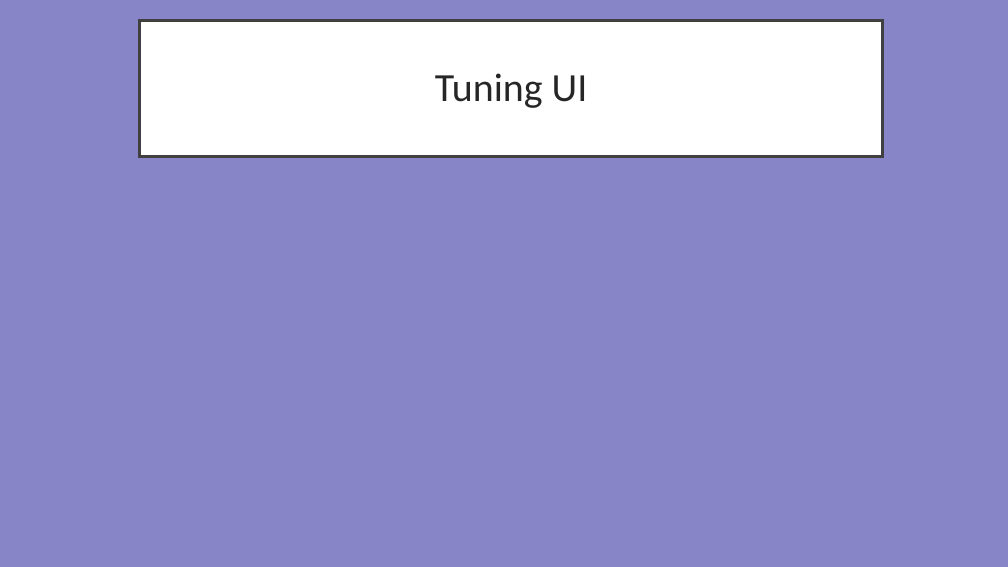
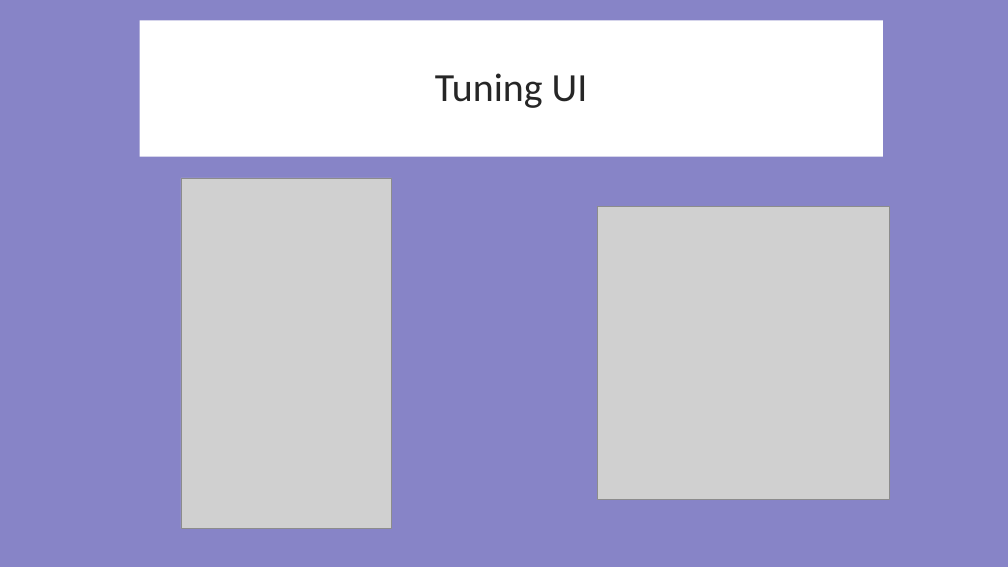
Before and after one commit to Thatawesomeguy4/FiddlePracticeAppCPSC4910, a slide deck: slide 6 of Fid'Lin Final Presentation1.1.ppt (slide 5 before the commit). Drawn at 1008x567 pixels with LibreOffice and Linux fonts; fonts in the diff are those of the drawing; grey boxes stand for pictures. Boxes give left, top, right and bottom in pixels: in the first picture for what was removed or moved away, otherwise in the second. Text is boxed around its words. In the diff, an @@ line names an element or a change of style, - is before the commit and + after.

```diff
--- a/Fid'Lin Final Presentation1.1.ppt
+++ b/Fid'Lin Final Presentation1.1.ppt
@@ title "Tuning UI" at (140,20,883,156): outline #404040 3 pt to none @@
@@ picture added at (181,178,391,528) @@
@@ picture added at (597,206,889,499) @@
```
Also in this commit, not shown: 9 other slides changed, 2 slides added, 1 slide removed.
